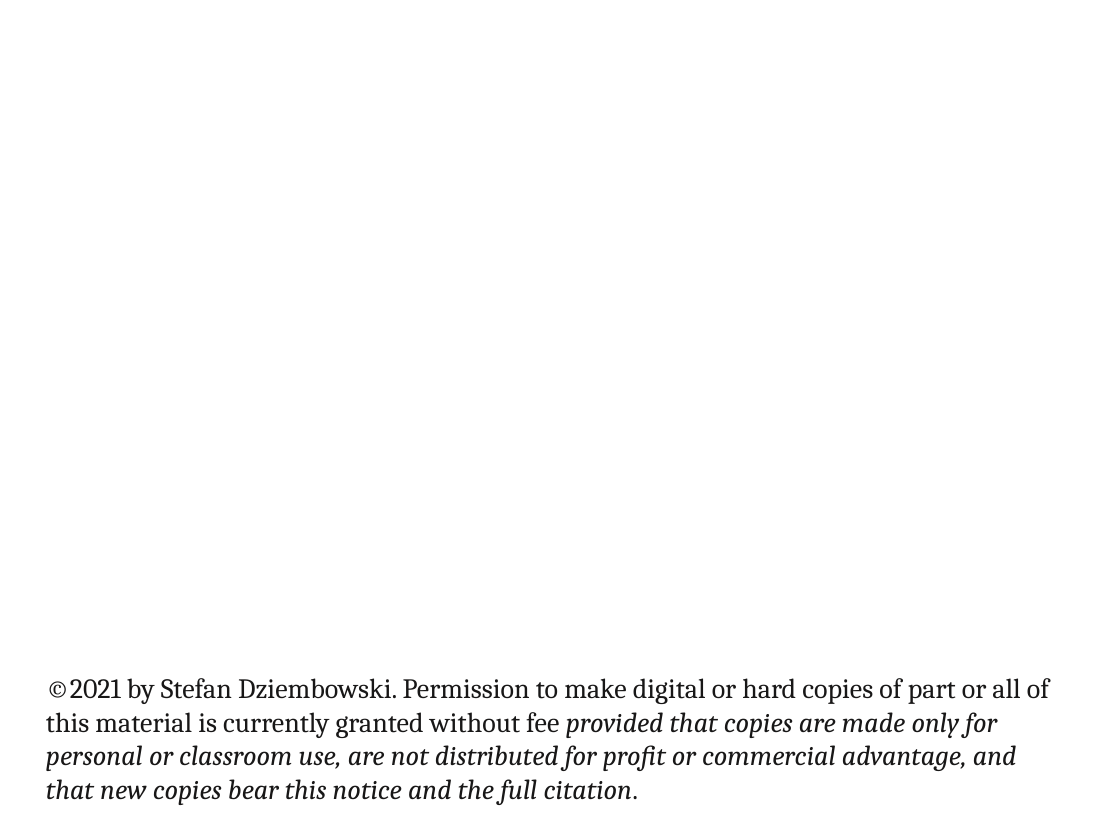
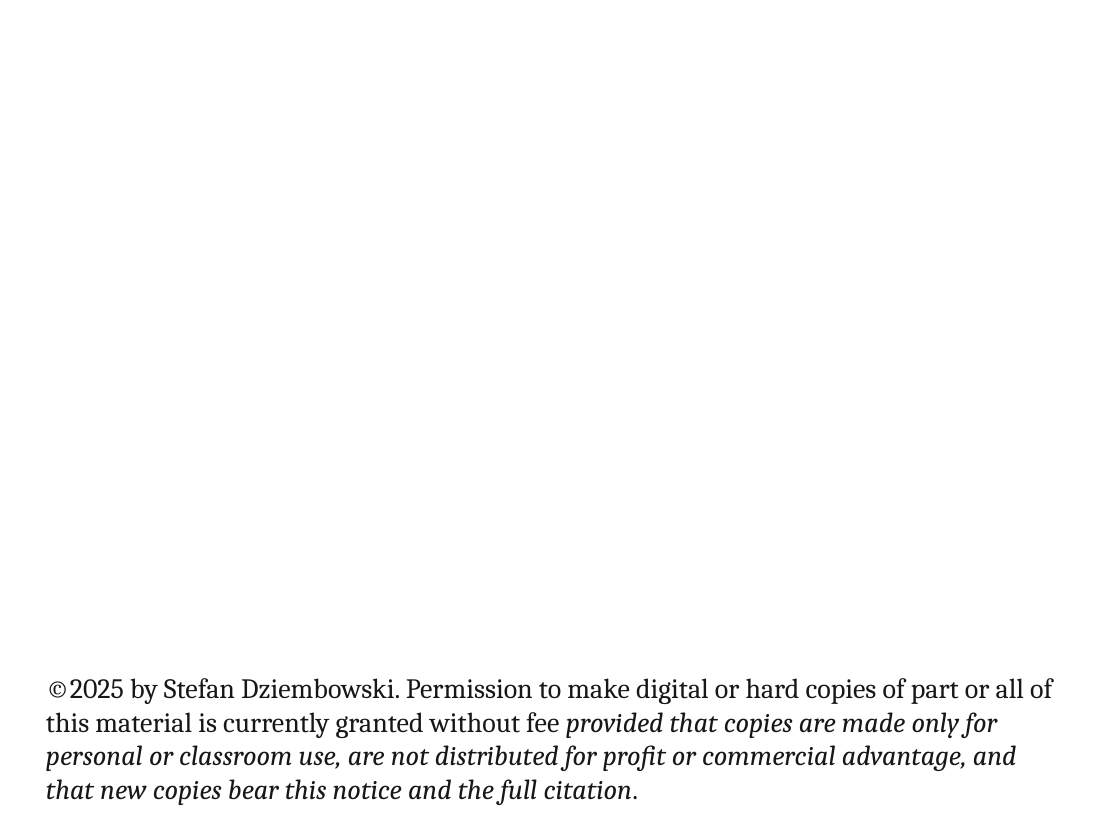
Before and after one commit to sdziembowski/cryptography-I-2025, a slide deck: slide 89 of Slides/chapter08.pptx (slide 91 before the commit). Drawn at 1120x840 pixels with LibreOffice and Linux fonts; fonts in the diff are those of the drawing. Boxes give left, top, right and bottom in pixels: in the first picture for what was removed or moved away, otherwise in the second. Text is boxed around its words. In the diff, an @@ line names an element or a change of style, - is before the commit and + after.

```diff
--- a/Slides/chapter08.pptx
+++ b/Slides/chapter08.pptx
@@ text at box(46, 678, 1052, 805): text changed @@
-©2021 by Stefan Dziembowski. Permission to make digital or hard copies of part or all of this material is currently granted without fee provided that copies are made only for personal or classroom use, are not distributed for profit or commercial advantage, and that new copies bear this notice and the full citation.
+©2025 by Stefan Dziembowski. Permission to make digital or hard copies of part or all of this material is currently granted without fee provided that copies are made only for personal or classroom use, are not distributed for profit or commercial advantage, and that new copies bear this notice and the full citation.
```
Also in this commit, not shown: 1 other slide changed, 2 slides removed, 1 other file.
